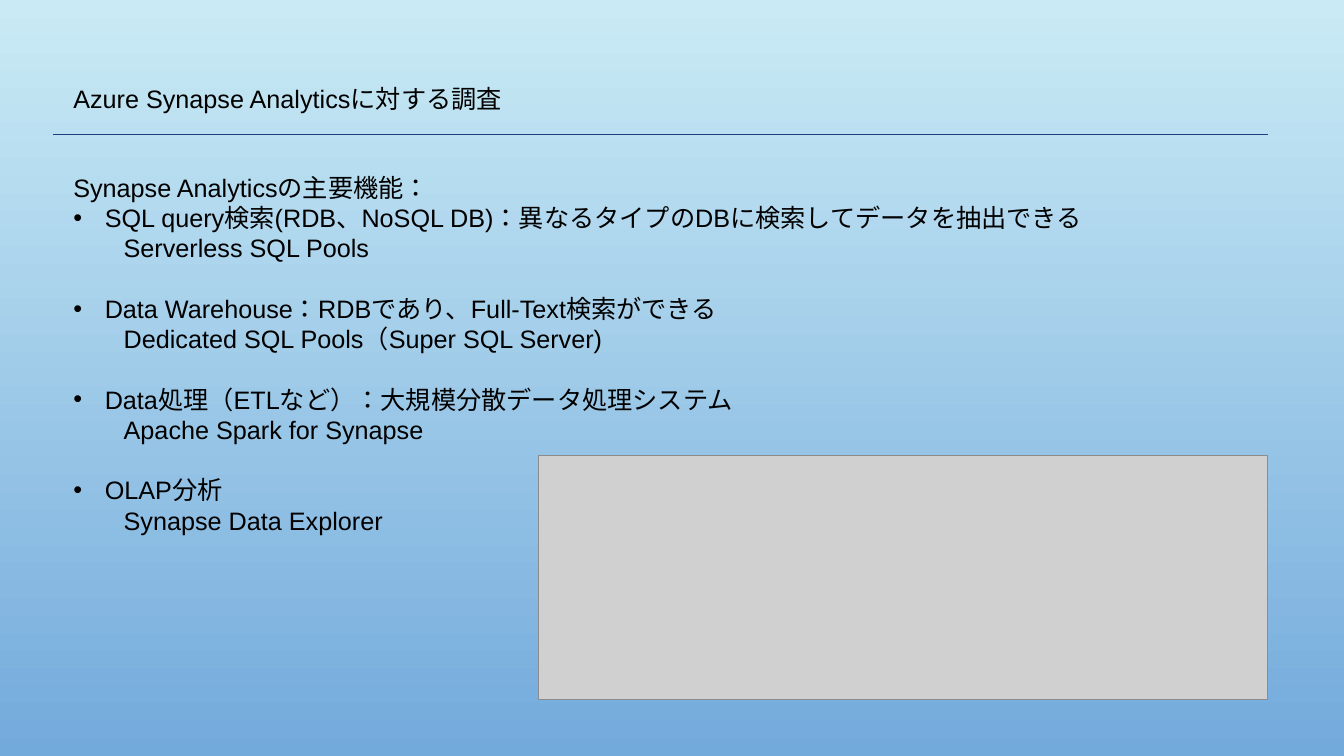
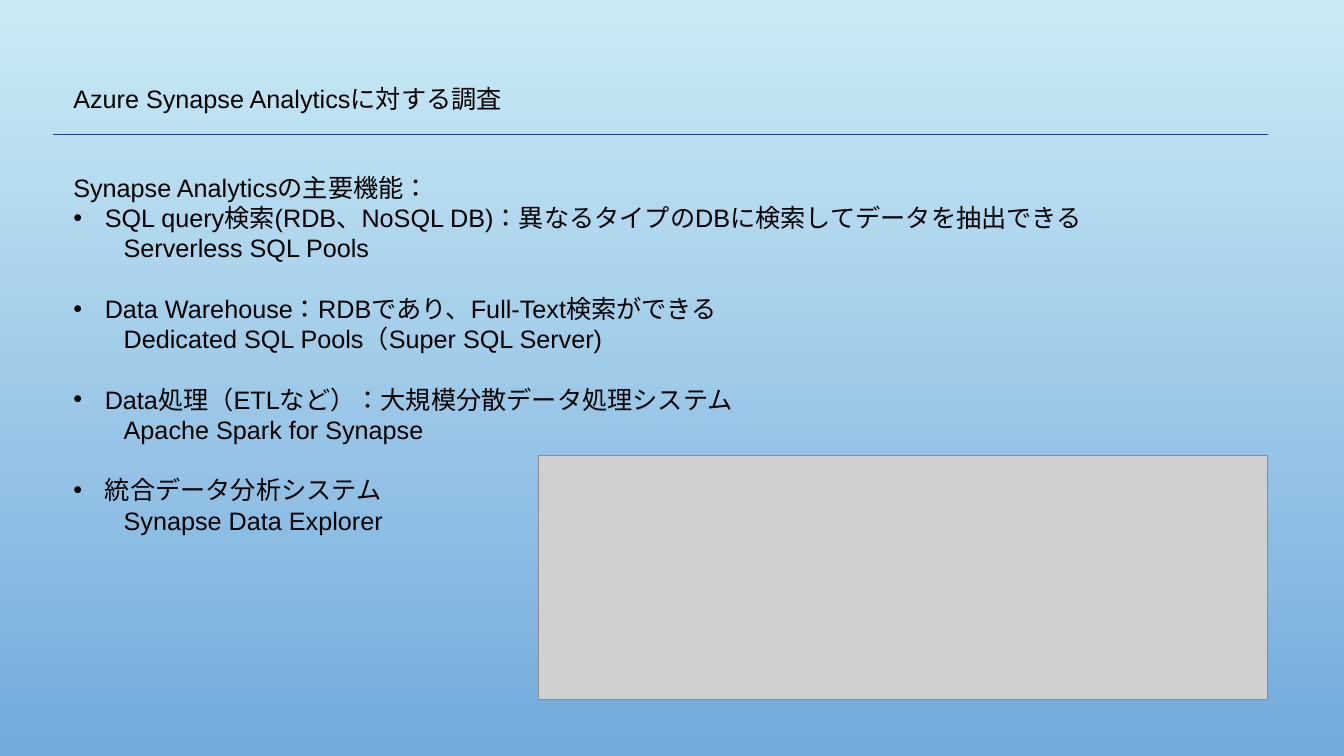
Before and after one commit to WUTIANYAO/-, a slide deck: slide 1 of Research2.pptx. Drawn at 1344x756 pixels with LibreOffice and Linux fonts; fonts in the diff are those of the drawing; grey boxes stand for pictures; background and template pictures are left out. Boxes give left, top, right and bottom in pixels: in the first picture for what was removed or moved away, otherwise in the second. Text is boxed around its words. In the diff, an @@ line names an element or a change of style, - is before the commit and + after.

```diff
--- a/Research2.pptx
+++ b/Research2.pptx
@@ text at (x1=105, y1=477, x2=381, y2=501): text changed @@
-• OLAP分析
+• 統合データ分析システム
```
Also in this commit, not shown: 2 other slides changed.
